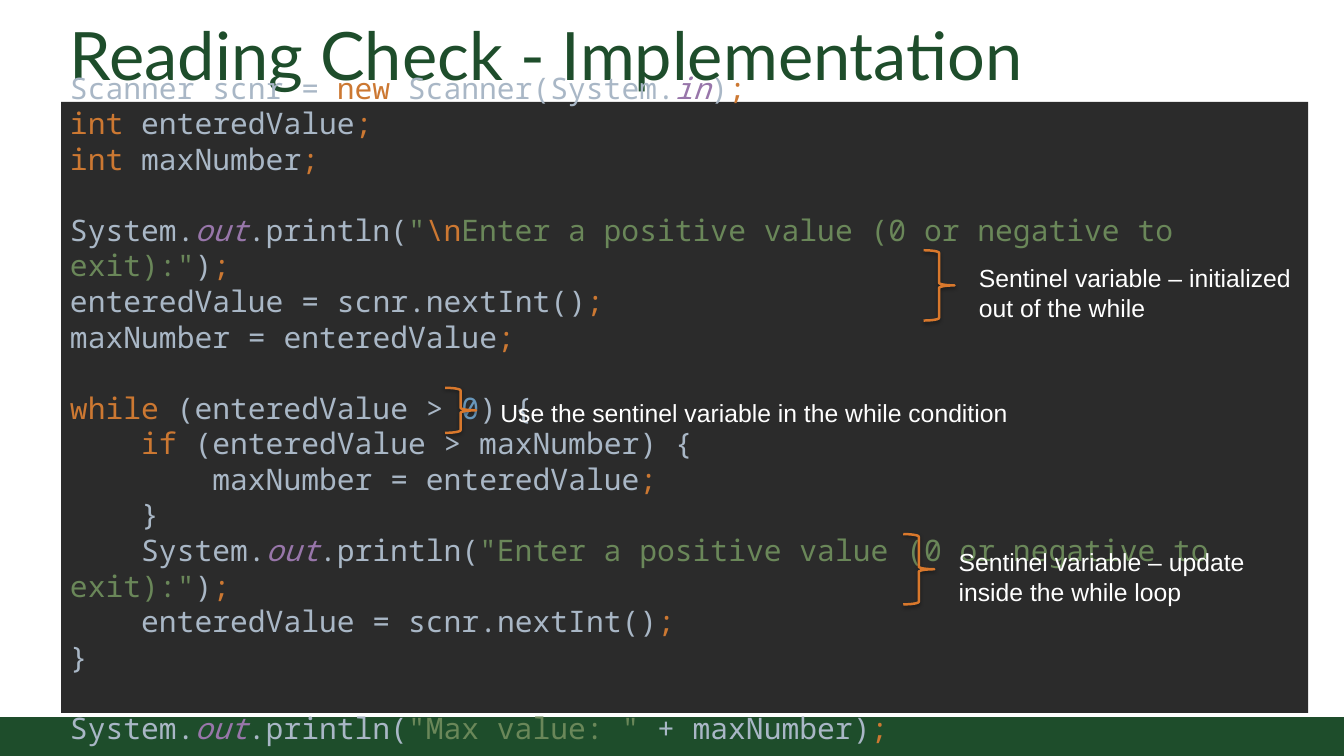
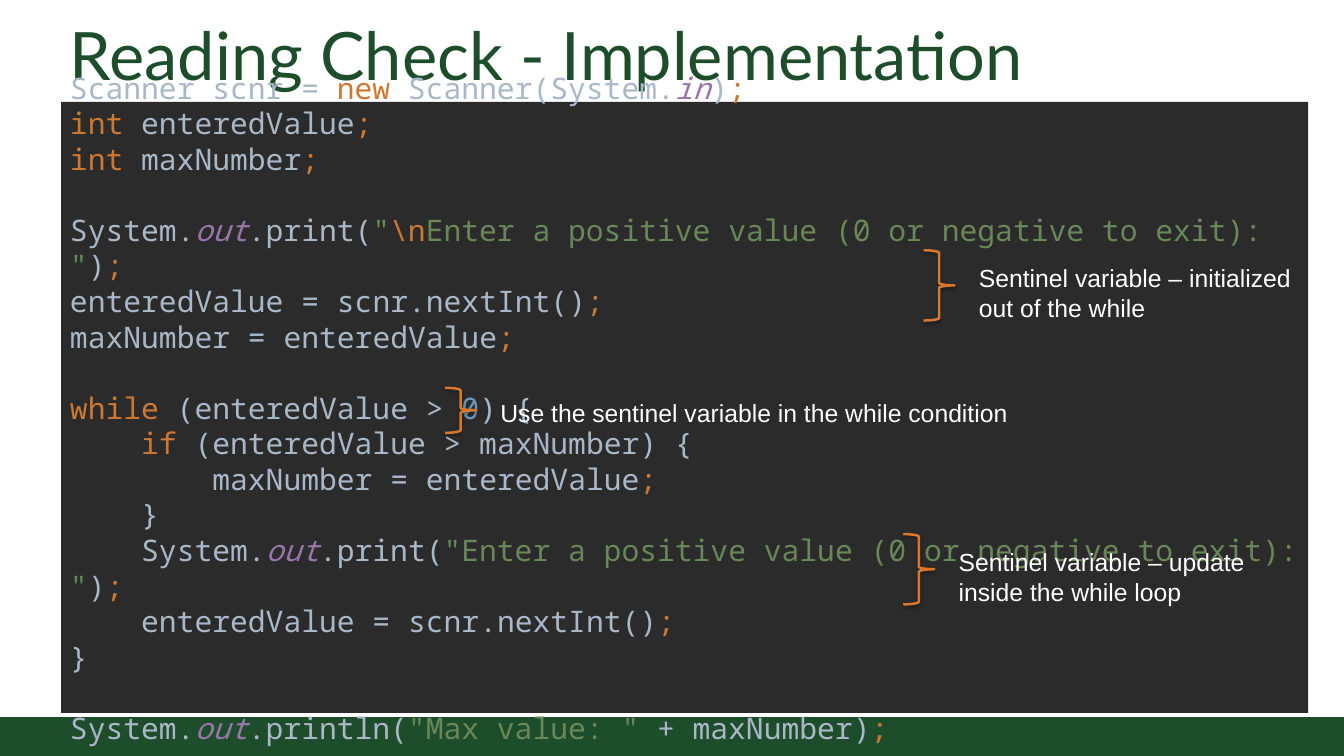
Before and after one commit to CSU-CompSci-CS163-4/Handouts, a slide deck: slide 6 of slides/On-Campus/06_02_MoreLoops.pptx (slide 5 before the commit). Drawn at 1344x756 pixels with LibreOffice and Linux fonts; fonts in the diff are those of the drawing; background and template pictures are left out. Boxes give left, top, right and bottom in pixels: in the first picture for what was removed or moved away, otherwise in the second. Text is boxed around its words. In the diff, an @@ line names an element or a change of style, - is before the commit and + after.

Commit message:
typo fix, added announcements.

```diff
--- a/slides/On-Campus/06_02_MoreLoops.pptx
+++ b/slides/On-Campus/06_02_MoreLoops.pptx
@@ text at (70, 70, 1262, 746): text changed @@
-Scanner scnr = new Scanner(System.in);
-int enteredValue;
-int maxNumber;
-System.out.println("\nEnter a positive value (0 or negative to exit):");
-enteredValue = scnr.nextInt();
-maxNumber = enteredValue;
-while (enteredValue > 0) {
-if (enteredValue > maxNumber) {
-maxNumber = enteredValue;
-}
-System.out.println("Enter a positive value (0 or negative to exit):");
-enteredValue = scnr.nextInt();
-}
-System.out.println("Max value: " + maxNumber);
+Scanner scnr = new Scanner(System.in);
+int enteredValue;
+int maxNumber;
+System.out.print("\nEnter a positive value (0 or negative to exit): ");
+enteredValue = scnr.nextInt();
+maxNumber = enteredValue;
+while (enteredValue > 0) {
+if (enteredValue > maxNumber) {
+maxNumber = enteredValue;
+}
+System.out.print("Enter a positive value (0 or negative to exit): ");
+enteredValue = scnr.nextInt();
+}
+System.out.println("Max value: " + maxNumber);
```
Also in this commit, not shown: 1 slide added.
